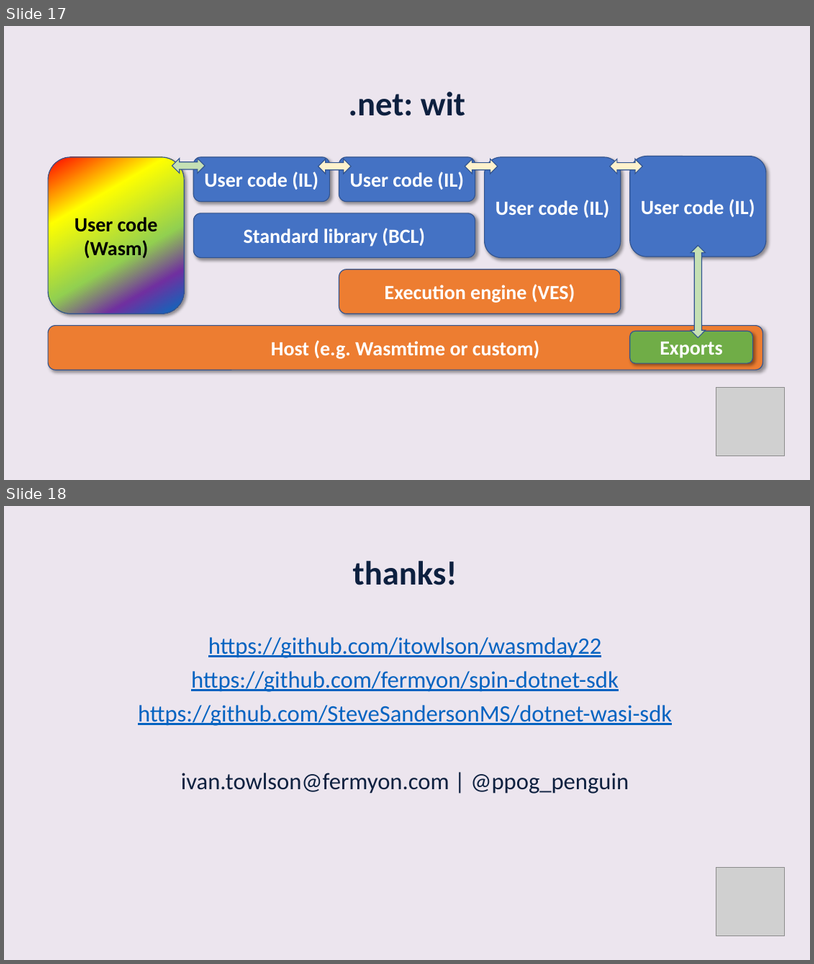
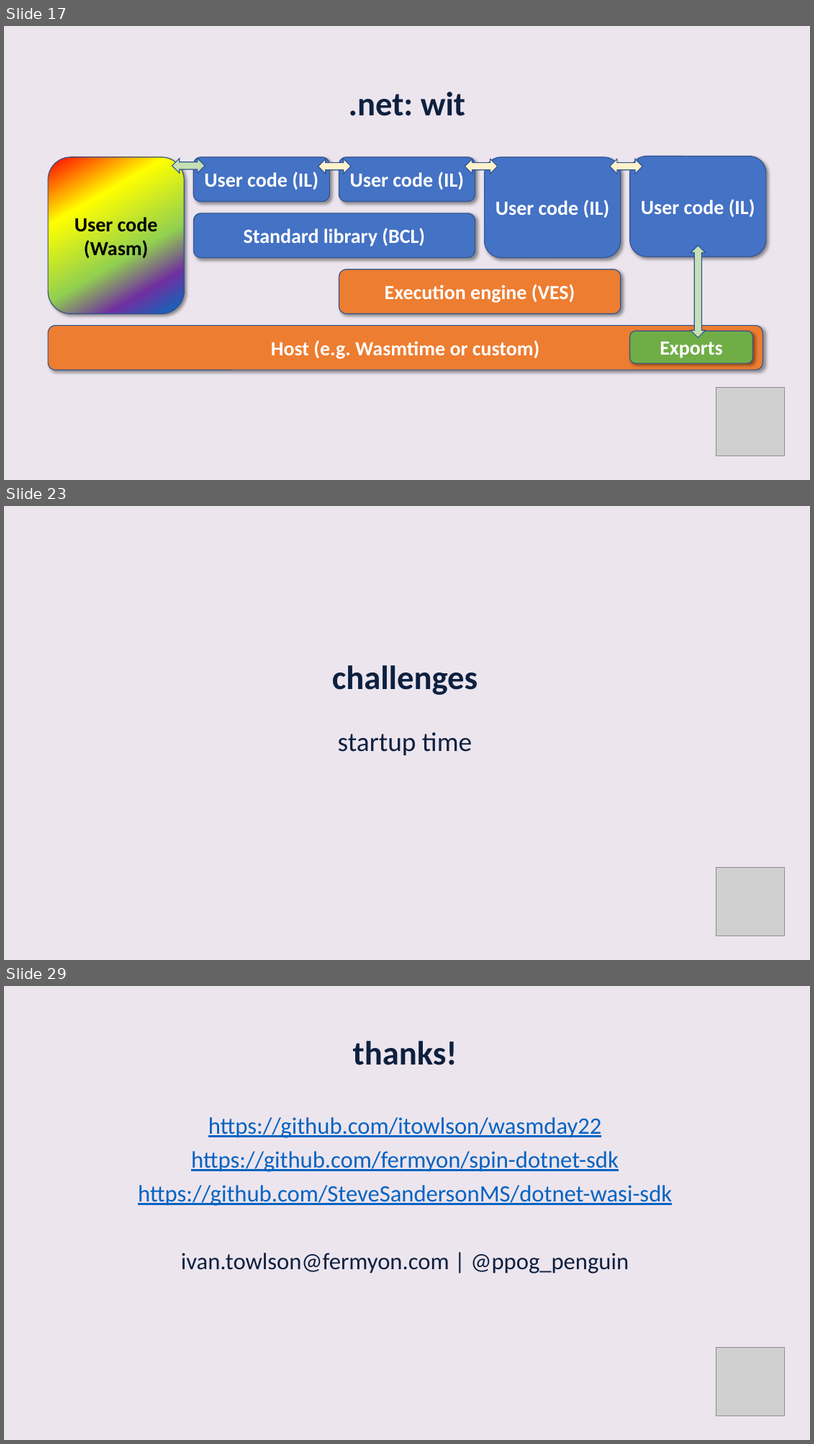
Before and after one commit to itowlson/wasmday22, a slide deck: slides/Wasm Interfaces and .NET.pptx. Shown one above the other, each under a label of ours: slides 17 and 18 before the commit, slides 17, 23 and 29 after it; the slides between them are not shown. The pictures are 814x964 and 814x1444 pixels, drawn with LibreOffice and Linux fonts; fonts in the diff are those of the drawing; grey boxes stand for pictures. Boxes give left, top, right and bottom in pixels: in the first picture for what was removed or moved away, otherwise in the second. Text is boxed around its words. In the diff, an @@ line names an element or a change of style, - is before the commit and + after.

```diff
--- a/slides/Wasm Interfaces and .NET.pptx
+++ b/slides/Wasm Interfaces and .NET.pptx
@@ slide 23 added at bbox=[4, 506, 810, 960], background #ECE5EE @@
@@ title added at bbox=[332, 665, 478, 695], 40 pt, text #0D203F, bold @@
+challenges
@@ text added at bbox=[338, 732, 472, 755], 32 pt, text #0D203F @@
+startup time
@@ picture added at bbox=[716, 867, 785, 936] @@
@@ what was slide 18 is now slide 29 @@
```
Also in this commit, not shown: 10 other slides added.
